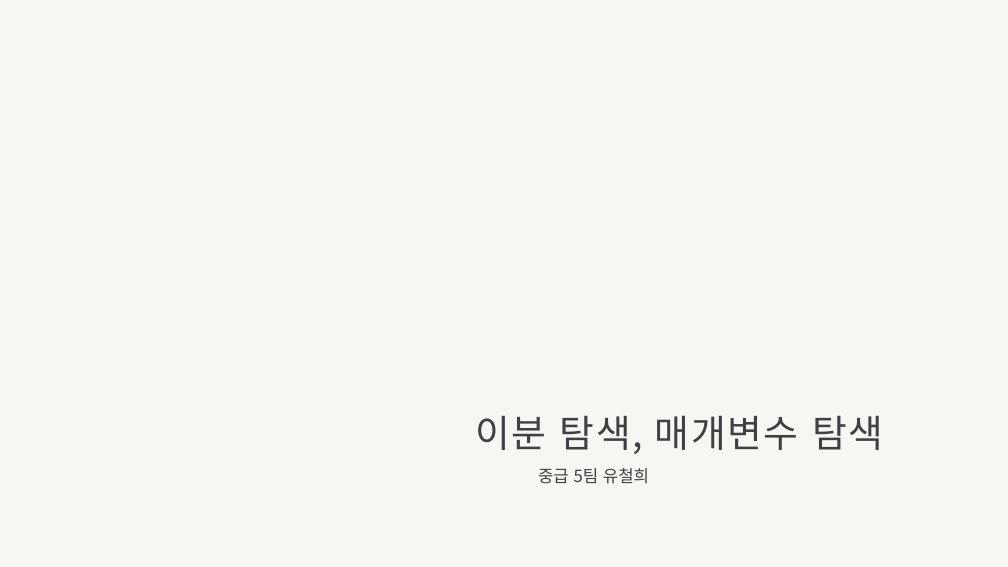
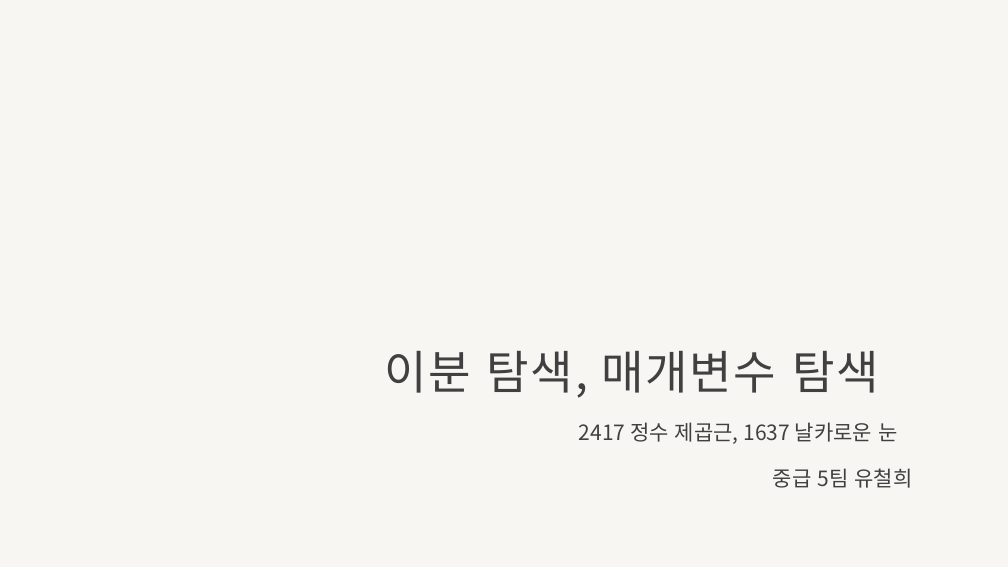
Before and after one commit to Iron-Hee/AlgorithmStudy, a slide deck: slide 1 of 이분 탐색_매개변수 탐색_발표자료.pptx. Drawn at 1008x567 pixels with LibreOffice and Linux fonts; fonts in the diff are those of the drawing; background and template pictures are left out. Boxes give left, top, right and bottom in pixels: in the first picture for what was removed or moved away, otherwise in the second. Text is boxed around its words. In the diff, an @@ line names an element or a change of style, - is before the commit and + after.

Commit message:
1637 날카로운 눈 코드 수정

```diff
--- a/이분 탐색_매개변수 탐색_발표자료.pptx
+++ b/이분 탐색_매개변수 탐색_발표자료.pptx
@@ title "이분 탐색, 매개변수 탐색": place and size @@
-title "이분 탐색, 매개변수 탐색" at [475,415,883,454]
+title "이분 탐색, 매개변수 탐색" at [384,351,879,398]
@@ title "이분 탐색, 매개변수 탐색" at [384,351,879,398]: size 36 to 44 pt @@
@@ text added at [579,422,897,444], 20 pt, text #404040 @@
+2417 정수 제곱근, 1637 날카로운 눈
@@ subtitle "중급 5팀 유철희": place and size @@
-subtitle "중급 5팀 유철희" at [538,468,649,484]
+subtitle "중급 5팀 유철희" at [773,468,912,488]
@@ subtitle "중급 5팀 유철희" at [773,468,912,488]: size 16 to 20 pt @@
```
Also in this commit, not shown: 8 other slides changed, 3 slides added, 1 slide removed, 1 other file.
